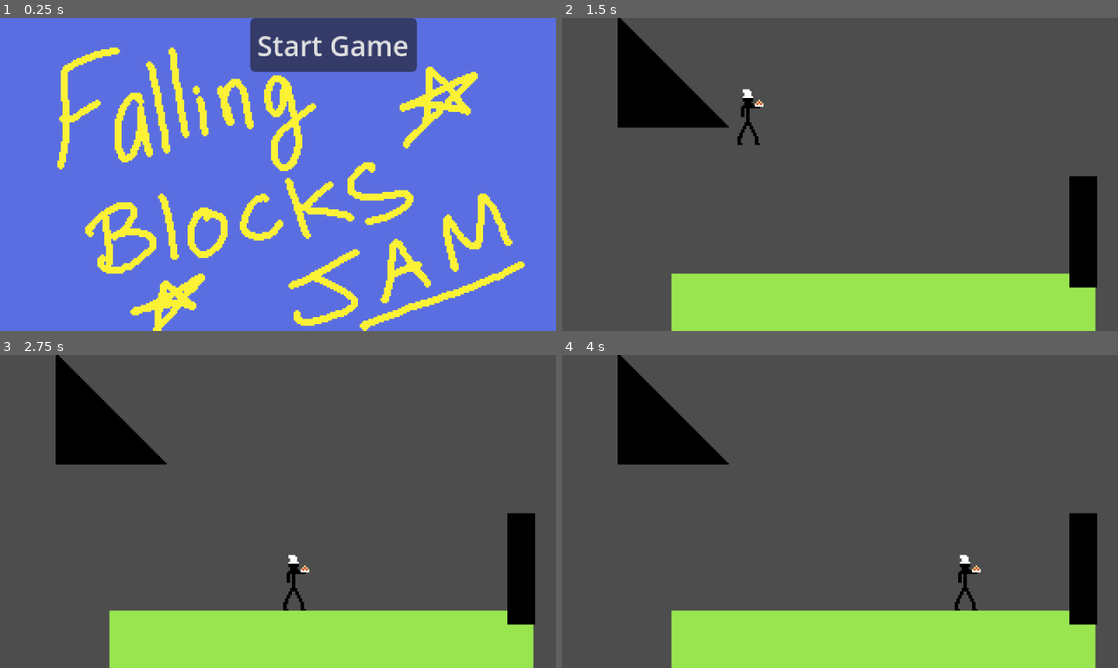
Above: before the commit, frames 1-4 (two rows, left to right).
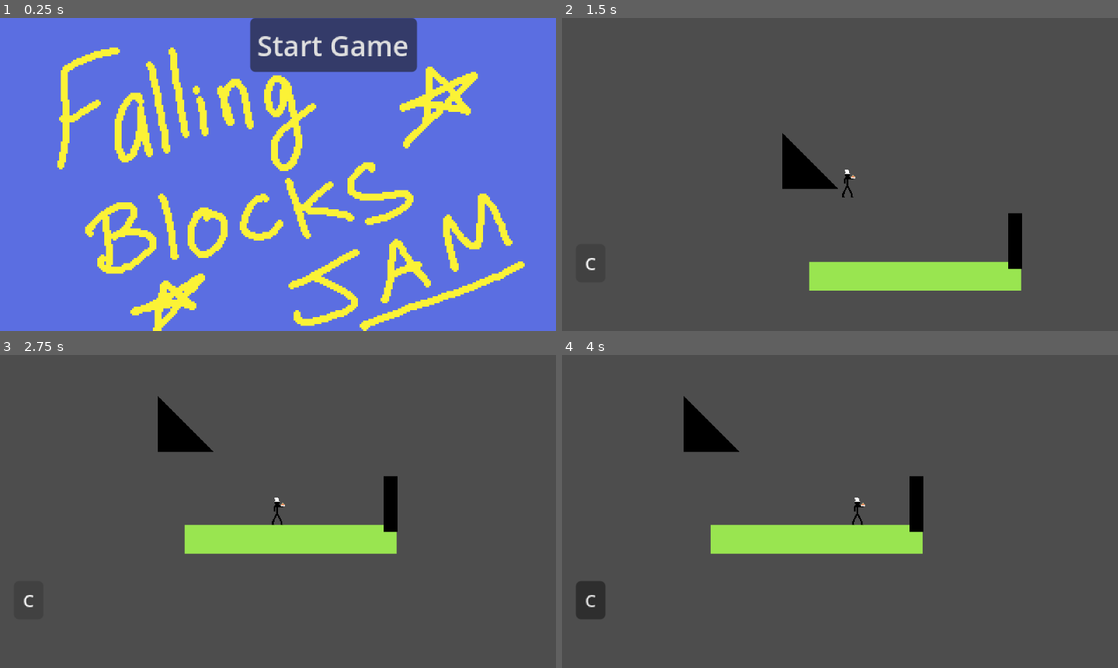
Above: after the commit, the same moments.

Repository: dfebs/falling-blocks-game-jam
Game: Godot game, scene res://main.tscn
Two runs of this game, one before a commit and one after it. Both use one fixed random seed, a clock stepped at 60 frames per second and the inputs below. Sound files missing from this copy of the repository are replaced by a short silence.
Inputs (mouse positions are in pixels of both pictures, inside the frame that each line leads up to):
- Up to frame 1 (0.25 s): no input
- Up to frame 2 (1.5 s): click "Start Game" at 0.5 s; click (589, 262) at 1.25 s, where only the run after the commit has a clickable "C"
- Up to frame 3 (2.75 s): click (27, 599) at 2 s, where only the run after the commit has a clickable "C"
- Up to frame 4 (4 s): click (589, 599) at 2.75 s, where only the run after the commit has a clickable "C"; tap Enter at 3.5 s; move the mouse to (962, 495) at 3.52 s; hold C (Toggle Camera, bound only after the commit) from 3.53 s (still down); click (962, 495) at 3.67 s

The runs differ from the first frame. In frame 1, less than 0.1% of the frame differs, in the area x 51-54%, y 7-13%; in frame 2, 20%; in frame 3, 25%, in the area x 4-97%, y 0-100%; in frame 4, 24%.

Commit message:
toggle-able camera controls

Diff:
--- a/Character/character.gd
+++ b/Character/character.gd
@@ -10,6 +10,7 @@
 var sound_one = preload("res://Assets/Audio/fail.wav")
 var sound_two = preload("res://Assets/Audio/spring.wav")
 var sound_three = preload("res://Assets/Audio/thud.wav")
+@export var remote_transform_2d: RemoteTransform2D
 
 var freeze = false
 signal died
--- a/Character/character.tscn
+++ b/Character/character.tscn
@@ -8,12 +8,13 @@
 radius = 8.0
 height = 32.0
 
-[node name="Character" type="CharacterBody2D" unique_id=1569744773 node_paths=PackedStringArray("ray_cast_2d", "audio_player")]
+[node name="Character" type="CharacterBody2D" unique_id=1569744773 node_paths=PackedStringArray("ray_cast_2d", "audio_player", "remote_transform_2d")]
 process_mode = 1
 scale = Vector2(-1, 1)
 script = ExtResource("1_nwtvh")
 ray_cast_2d = NodePath("VoidDetector")
 audio_player = NodePath("FXAudioStreamPlayer")
+remote_transform_2d = NodePath("RemoteTransform2D")
 
 [node name="Sprite2D" type="Sprite2D" parent="." unique_id=837473621]
 texture = ExtResource("2_nwtvh")
@@ -42,3 +43,5 @@
 bus = &"FX Bus"
 
 [node name="RemoteTransform2D" type="RemoteTransform2D" parent="." unique_id=397123214]
+update_rotation = false
+update_scale = false
--- a/Levels/base_level.gd
+++ b/Levels/base_level.gd
@@ -24,3 +24,9 @@
 
 func level_failed():
 	level_failed_signal.emit()
+
+func connect_camera(camera: Node2D):
+	_character.remote_transform_2d.remote_path = camera.get_path()
+
+func disconnect_camera():
+	_character.remote_transform_2d.remote_path = ""
--- a/main.gd
+++ b/main.gd
@@ -5,12 +5,18 @@
 @export var start_button: Button
 @export var victory_ui: Node2D
 @export var ui: Control
+@export var settings: Control
+@export var camera_toggle: Button
+
 @export var audio_player: AudioStreamPlayer2D
 var main_track = preload("res://Assets/Audio/main_track.wav")
 var menu_track = preload("res://Assets/Audio/menu_music.wav")
+@export var camera_2d: Camera2D
 
 var paused = false
 var started = false
+var dragging = false
+@export var free_cam = false
 
 static var _scenes_dict
 
@@ -39,27 +45,20 @@
 		sprite_2d.visible = false
 	start_button.disabled = true
 	start_button.visible = false
+	camera_toggle.visible = true
+	camera_2d.zoom = Vector2(0.5, 0.5)
 
 	_scenes_dict = dir_contents('res://Levels/')
 	next_level()
 
 func reload_current_level():
 	if !curr_level: return
-	curr_level.queue_free()
-	curr_level = _scenes_dict[level_index].instantiate()
-	curr_level.level_complete_signal.connect(next_level)
-	curr_level.level_failed_signal.connect(reload_current_level)
-	call_deferred("add_child", curr_level)
+	spawn_level()
 
 func next_level():
 	level_index += 1
 	if level_index < len(_scenes_dict):
-		if curr_level:
-			curr_level.queue_free()
-		curr_level = _scenes_dict[level_index].instantiate()
-		curr_level.level_complete_signal.connect(next_level)
-		curr_level.level_failed_signal.connect(reload_current_level)
-		call_deferred("add_child", curr_level)
+		spawn_level()
 	else:
 		victory_ui.visible = true
 
@@ -85,13 +84,50 @@
 
 	return scene_loads
 
+func spawn_level():
+	if curr_level:
+		curr_level.queue_free()
+	curr_level = _scenes_dict[level_index].instantiate()
+	curr_level.level_complete_signal.connect(next_level)
+	curr_level.level_failed_signal.connect(reload_current_level)
+	call_deferred("add_child", curr_level)
+	if !free_cam:
+		curr_level.call_deferred("connect_camera", camera_2d)
+
 func _unhandled_key_input(event):
 	if event.is_action_pressed("Escape"):
 		paused = !paused
-		ui.visible = paused
+		settings.visible = paused
 		get_tree().paused = paused
 	if event.is_action_pressed("Mute"):
 		audio_player.stream_paused = !audio_player.stream_paused
+	if event.is_action_pressed("Toggle Camera"):
+		_on_camera_toggle_pressed()
+
+func _unhandled_input(event):
+	if event is InputEventMouseButton:
+		if event.is_pressed():
+			if event.button_index == MOUSE_BUTTON_WHEEL_UP:
+				var zoom_pos:Vector2 = get_global_mouse_position()
+				var zoom_scale:float = (event.factor if event.factor else 1.0) / 10
+				zoom_at(zoom_pos, zoom_scale)
+
+			if event.button_index == MOUSE_BUTTON_WHEEL_DOWN:
+				var zoom_pos:Vector2 = get_global_mouse_position()
+				var zoom_scale:float = (event.factor if event.factor else 1.0) / 10
+				zoom_at(zoom_pos, -zoom_scale)
+
+	if event is InputEventMouseButton and event.button_index == MOUSE_BUTTON_MIDDLE:
+		dragging = event.pressed
+	elif event is InputEventMouseMotion and dragging:
+		camera_2d.position -= event.relative / camera_2d.zoom
+
+func zoom_at(pos, scale):
+	if camera_2d.zoom.x + scale <= 0.01:
+		scale = 0.01
+	if camera_2d.zoom.x + scale >= 4:
+		scale = 4
+	camera_2d.zoom += Vector2(scale, scale)
 
 func _on_button_pressed():
 	get_tree().reload_current_scene()
@@ -103,3 +139,10 @@
 	else:
 		audio_player.stream = menu_track
 		audio_player.play()
+
+func _on_camera_toggle_pressed():
+	free_cam = !free_cam
+	if free_cam:
+		curr_level.disconnect_camera()
+	else:
+		curr_level.call_deferred("connect_camera", camera_2d)
--- a/main.tscn
+++ b/main.tscn
@@ -5,14 +5,18 @@
 [ext_resource type="PackedScene" uid="uid://bkbuo1va3qn36" path="res://UI/settings_menu.tscn" id="3_1bvp3"]
 [ext_resource type="AudioStream" uid="uid://c4erlvl2qbt7i" path="res://Assets/Audio/menu_music.wav" id="4_1bvp3"]
 
-[node name="World" type="Node2D" unique_id=1118787975 node_paths=PackedStringArray("sprite_2d", "start_button", "victory_ui", "ui", "audio_player")]
+[node name="World" type="Node2D" unique_id=1118787975 node_paths=PackedStringArray("sprite_2d", "start_button", "victory_ui", "ui", "settings", "camera_toggle", "audio_player", "camera_2d")]
 process_mode = 3
+position = Vector2(160, 90)
 script = ExtResource("1_0xm2m")
 sprite_2d = NodePath("Sprite2D")
 start_button = NodePath("StartButton")
 victory_ui = NodePath("Victory UI")
-ui = NodePath("UI")
+ui = NodePath("CanvasLayer/UI")
+settings = NodePath("CanvasLayer/UI/Settings")
+camera_toggle = NodePath("CanvasLayer/UI/CameraToggle")
 audio_player = NodePath("MusicAudioStreamPlayer")
+camera_2d = NodePath("Camera2D")
 
 [node name="Sprite2D" type="Sprite2D" parent="." unique_id=867989446]
 texture = ExtResource("1_ig7tw")
@@ -26,6 +30,7 @@
 offset_right = 80.0
 offset_bottom = -59.0
 text = "Start Game"
+metadata/_edit_use_anchors_ = true
 
 [node name="Victory UI" type="Node2D" parent="." unique_id=548841052]
 visible = false
@@ -45,29 +50,45 @@
 text = "Restart
 "
 
-[node name="UI" type="Control" parent="." unique_id=1043251833]
-process_mode = 3
-visible = false
-z_index = 1
-layout_mode = 3
-anchors_preset = 0
-offset_left = 18.0
-offset_top = -54.0
-offset_right = 58.0
-offset_bottom = -14.0
-
-[node name="Settings" parent="UI" unique_id=1707542350 instance=ExtResource("3_1bvp3")]
-layout_mode = 0
-offset_left = -23.0
-offset_top = 21.0
-offset_right = 17.0
-offset_bottom = 61.0
-
 [node name="MusicAudioStreamPlayer" type="AudioStreamPlayer2D" parent="." unique_id=2018866623]
 process_mode = 3
 stream = ExtResource("4_1bvp3")
 autoplay = true
 bus = &"Music Bus"
 
+[node name="CanvasLayer" type="CanvasLayer" parent="." unique_id=458952364]
+
+[node name="UI" type="Control" parent="CanvasLayer" unique_id=1043251833]
+process_mode = 3
+z_index = 1
+layout_mode = 3
+anchors_preset = 0
+offset_left = 178.0
+offset_top = 36.0
+offset_right = 218.0
+offset_bottom = 76.0
+metadata/_edit_use_anchors_ = true
+
+[node name="Settings" parent="CanvasLayer/UI" unique_id=1707542350 instance=ExtResource("3_1bvp3")]
+visible = false
+layout_mode = 0
+offset_left = -23.0
+offset_top = 21.0
+offset_right = 17.0
+offset_bottom = 61.0
+metadata/_edit_use_anchors_ = true
+
+[node name="CameraToggle" type="Button" parent="CanvasLayer/UI" unique_id=1681488251]
+visible = false
+layout_mode = 0
+offset_left = -170.0
+offset_top = 94.0
+offset_right = -153.0
+offset_bottom = 116.0
+theme_override_font_sizes/font_size = 10
+text = "C"
+metadata/_edit_use_anchors_ = true
+
 [connection signal="pressed" from="Victory UI/Button" to="." method="_on_button_pressed"]
 [connection signal="finished" from="MusicAudioStreamPlayer" to="." method="_on_music_audio_stream_player_finished"]
+[connection signal="pressed" from="CanvasLayer/UI/CameraToggle" to="." method="_on_camera_toggle_pressed"]
--- a/project.godot
+++ b/project.godot
@@ -53,6 +53,21 @@
 "events": [Object(InputEventKey,"resource_local_to_scene":false,"resource_name":"","device":-1,"window_id":0,"alt_press …(192 unchanged characters)…
 ]
 }
+"Zoom In"={
+"deadzone": 0.2,
+"events": [Object(InputEventMouseButton,"resource_local_to_scene":false,"resource_name":"","device":-1,"window_id":0,"alt_pressed":false,"shift_pressed":false,"ctrl_pressed":false,"meta_pressed":false,"button_mask":0,"position":Vector2(0, 0),"global_position":Vector2(0, 0),"factor":1.0,"button_index":4,"canceled":false,"pressed":false,"double_click":false,"script":null)
+]
+}
+"Zoom Out"={
+"deadzone": 0.2,
+"events": [Object(InputEventMouseButton,"resource_local_to_scene":false,"resource_name":"","device":-1,"window_id":0,"alt_pressed":false,"shift_pressed":false,"ctrl_pressed":false,"meta_pressed":false,"button_mask":0,"position":Vector2(0, 0),"global_position":Vector2(0, 0),"factor":1.0,"button_index":5,"canceled":false,"pressed":false,"double_click":false,"script":null)
+]
+}
+"Toggle Camera"={
+"deadzone": 0.2,
+"events": [Object(InputEventKey,"resource_local_to_scene":false,"resource_name":"","device":-1,"window_id":0,"alt_pressed":false,"shift_pressed":false,"ctrl_pressed":false,"meta_pressed":false,"pressed":false,"keycode":0,"physical_keycode":67,"key_label":0,"unicode":99,"location":0,"echo":false,"script":null)
+]
+}
 
 [physics]
 
@@ -64,5 +79,3 @@
 rendering_device/driver.windows="d3d12"
 renderer/rendering_method="gl_compatibility"
 renderer/rendering_method.mobile="gl_compatibility"
-2d/snap/snap_2d_transforms_to_pixel=true
-2d/snap/snap_2d_vertices_to_pixel=true
